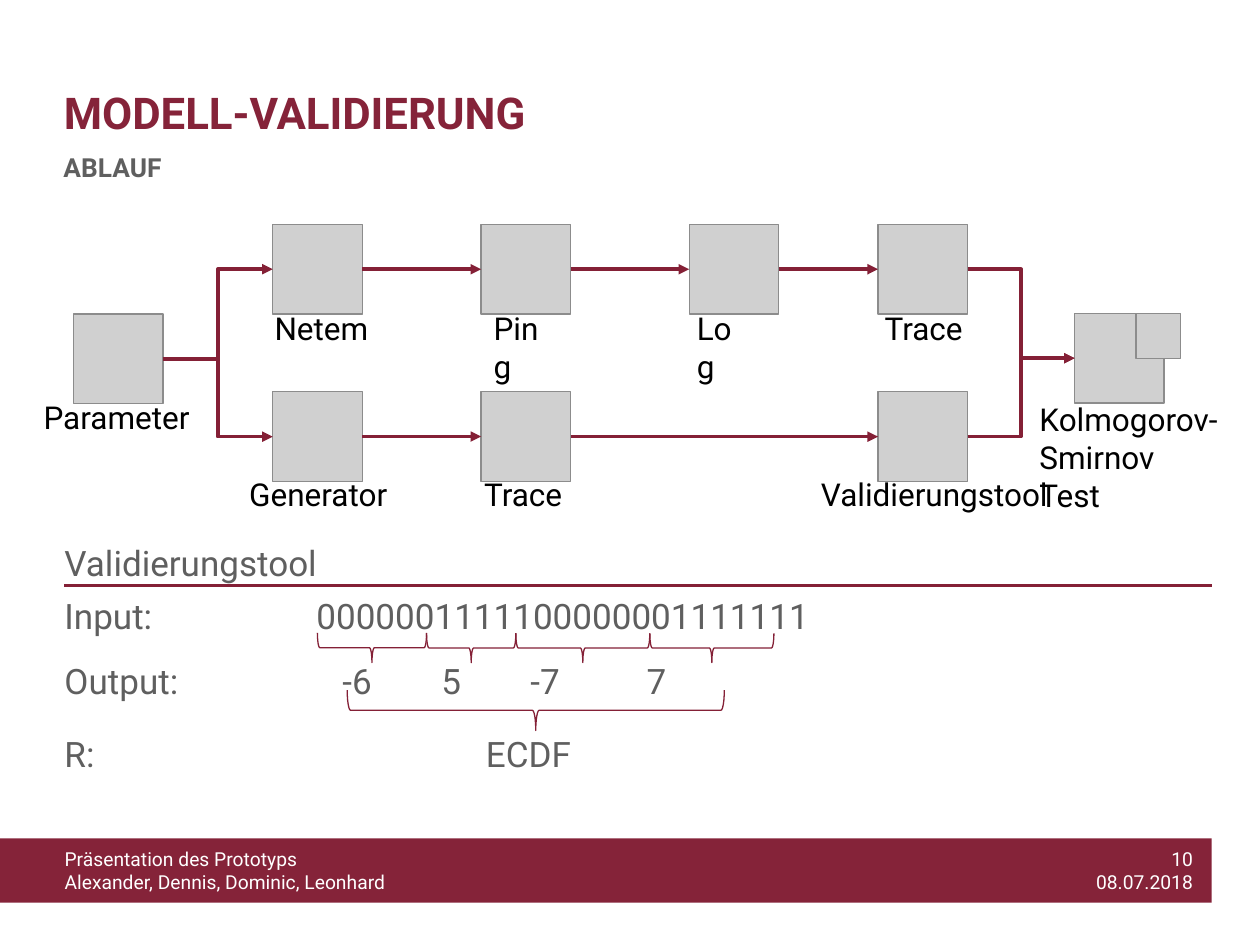
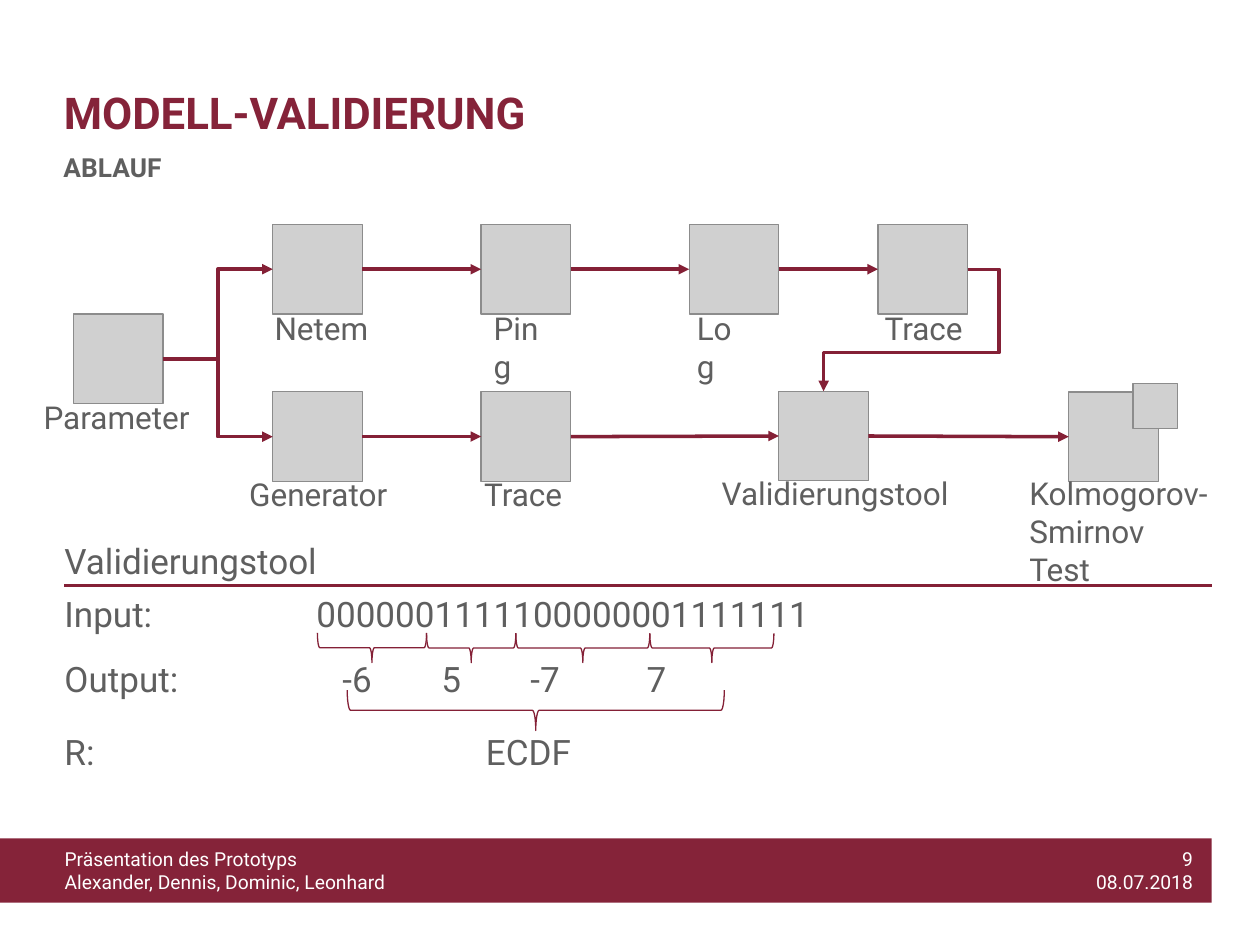
Before and after one commit to WiLEProjekt/Prototyp, a slide deck: slide 9 of Prototyp_Präsentation.pptx (slide 10 before the commit). Drawn at 1260x945 pixels with LibreOffice and Linux fonts; fonts in the diff are those of the drawing; grey boxes stand for pictures; background and template pictures are left out. Boxes give left, top, right and bottom in pixels: in the first picture for what was removed or moved away, otherwise in the second. Text is boxed around its words. In the diff, an @@ line names an element or a change of style, - is before the commit and + after.

```diff
--- a/Prototyp_Präsentation.pptx
+++ b/Prototyp_Präsentation.pptx
@@ elbow arrow moved from (968, 270) - (1075, 358) to (968, 270) - (824, 391) @@
@@ elbow arrow removed from (968, 437) to (1075, 358) @@
@@ picture: place and size @@
-picture at box(1137, 314, 1182, 359)
+picture at box(1133, 383, 1178, 428)
@@ picture: place and size @@
-picture at box(878, 392, 968, 481)
+picture at box(779, 391, 868, 480)
@@ picture: place and size @@
-picture at box(1075, 314, 1164, 403)
+picture at box(1068, 392, 1158, 481)
@@ arrow moved from (571, 437) - (878, 437) to (571, 437) - (779, 436) @@
@@ arrow added from (868, 436) to (1068, 437), #842036 2 pt @@
@@ text "Validierungstool": place and size @@
-text "Validierungstool" at box(821, 477, 1048, 513)
+text "Validierungstool" at box(722, 477, 949, 512)
@@ text colour #000000 to #5F5F5F in 9 elements at box(44, 401, 190, 430), box(275, 312, 369, 341), box(481, 302, 566, 353), box(684, 302, 759, 353), box(885, 312, 963, 341), box(249, 477, 387, 507), box(484, 477, 562, 507), box(722, 477, 949, 512), box(1029, 477, 1207, 587) @@
@@ text "Kolmogorov-": place and size @@
-text "Kolmogorov-" at box(1039, 403, 1217, 508)
+text "Kolmogorov-" at box(1029, 477, 1207, 587)
@@ text at box(1096, 852, 1193, 889): text changed @@
-10
-08.07.2018
+9
+08.07.2018
```
Also in this commit, not shown: 9 other slides changed, 2 slides added, 2 slides removed.
